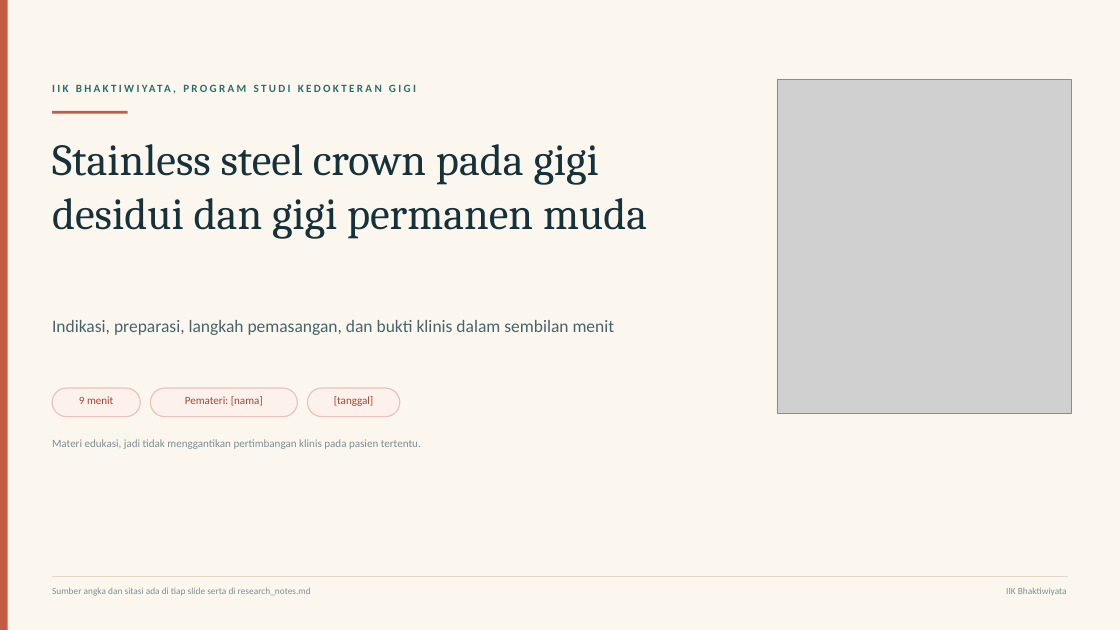
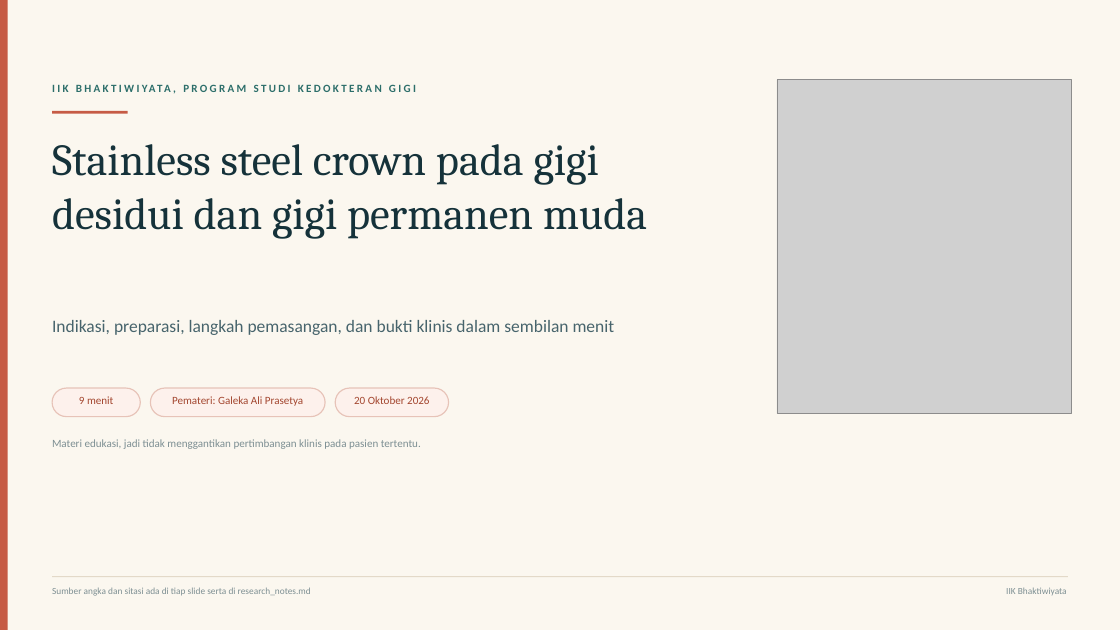
Before and after one commit to maskchanel14-source/agents, a slide deck: slide 1 of deliverables/ssc-pedodonsia/ssc-pedodonsia.pptx. Drawn at 1120x630 pixels with LibreOffice and Linux fonts; fonts in the diff are those of the drawing; grey boxes stand for pictures. Boxes give left, top, right and bottom in pixels: in the first picture for what was removed or moved away, otherwise in the second. Text is boxed around its words. In the diff, an @@ line names an element or a change of style, - is before the commit and + after.

Commit message:
Isi nama pemateri dan tanggal pada slide pembuka

```diff
--- a/deliverables/ssc-pedodonsia/ssc-pedodonsia.pptx
+++ b/deliverables/ssc-pedodonsia/ssc-pedodonsia.pptx
@@ rounded rectangle: place and size @@
-rounded rectangle at [150, 388, 297, 417]
+rounded rectangle at [150, 388, 325, 417]
@@ rounded rectangle: place and size @@
-rounded rectangle at [308, 388, 400, 417]
+rounded rectangle at [335, 388, 449, 417]
@@ text at [172, 396, 303, 406]: text changed @@
-Pemateri: [nama]
+Pemateri: Galeka Ali Prasetya
@@ text at [354, 396, 429, 404]: text changed @@
-[tanggal]
+20 Oktober 2026
```
Also in this commit, not shown: 6 other files.
